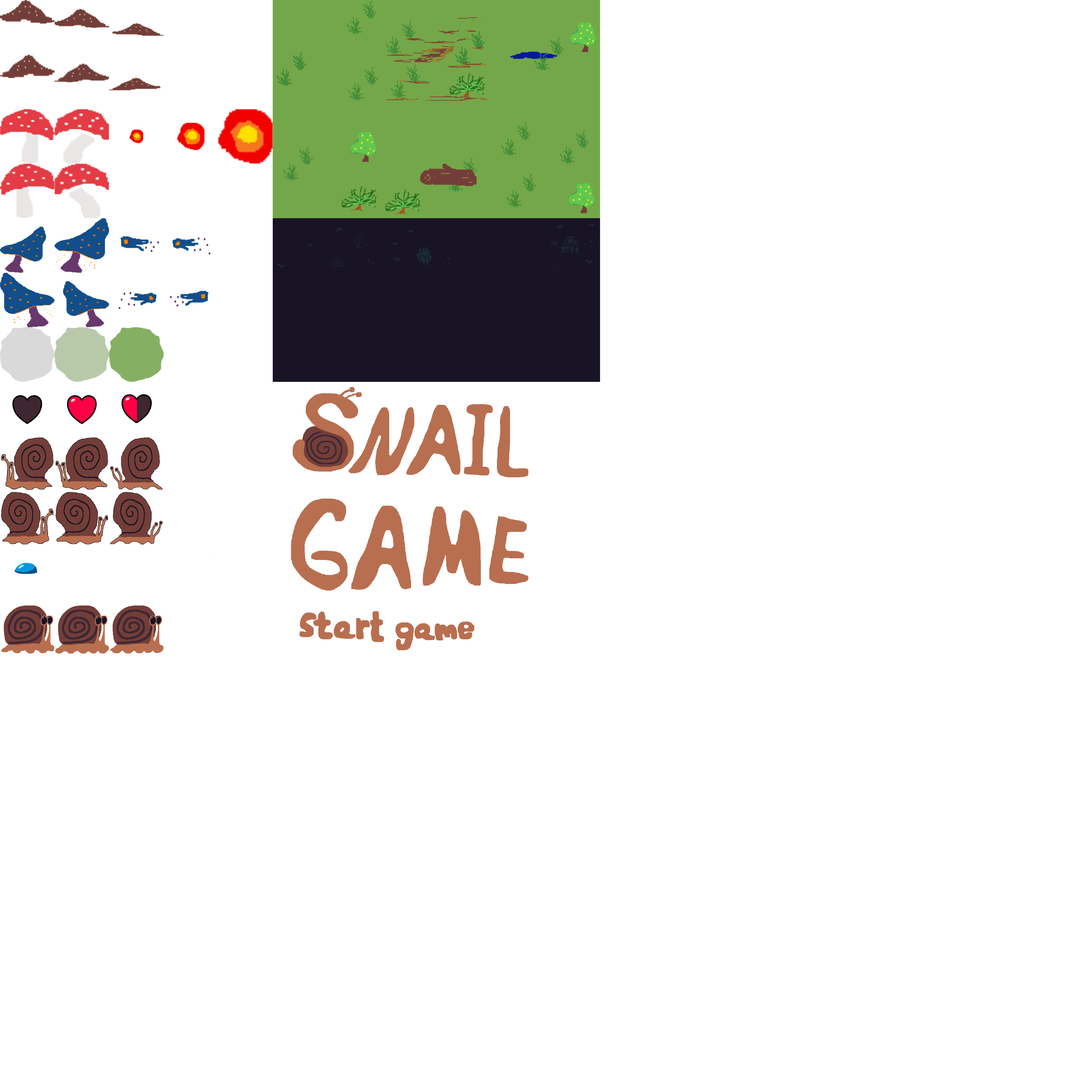
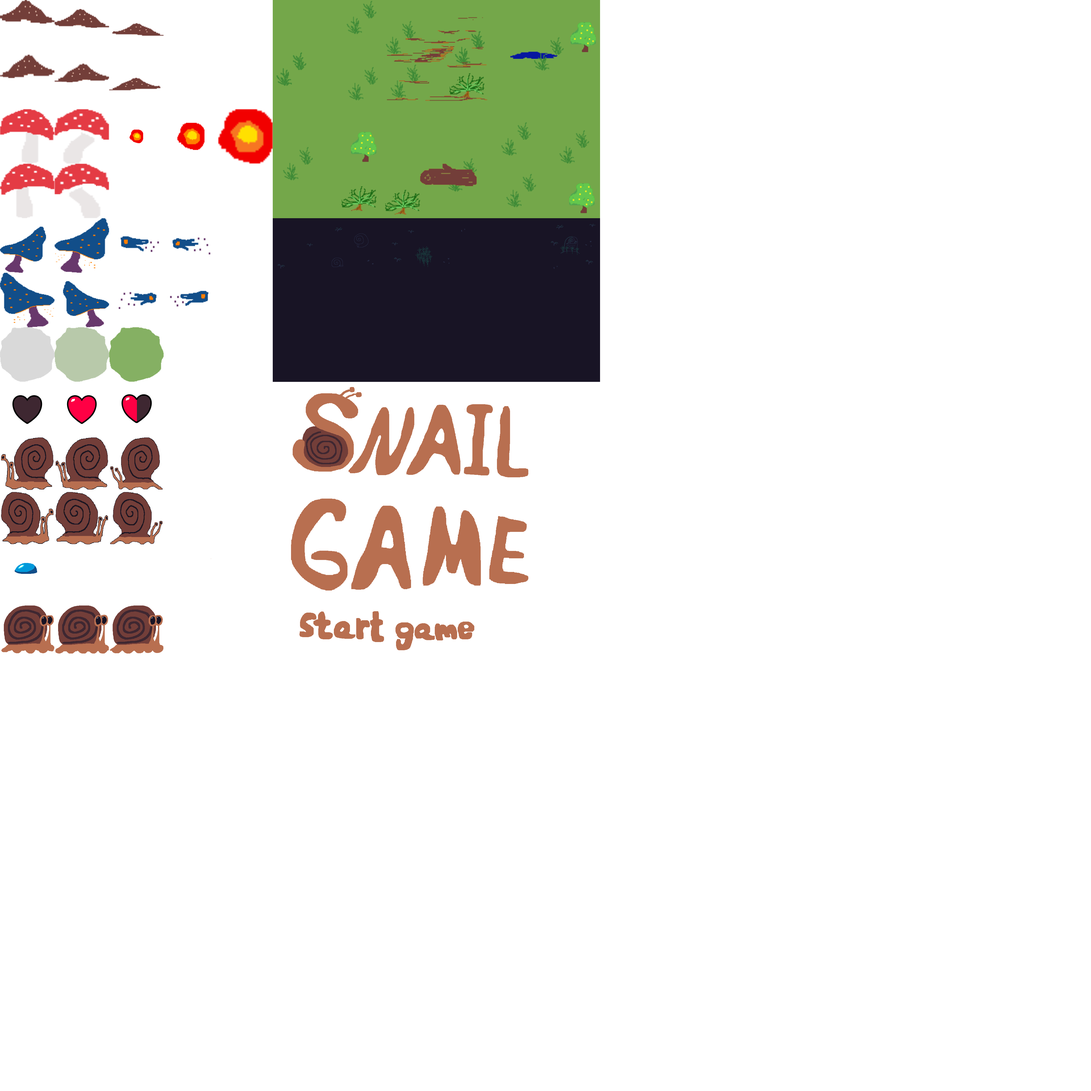
Layered file, before and after one edit (1091×1091). Changes by layer:
painted on "Sprite_Sheet.png" over [39, 615, 163, 627]
